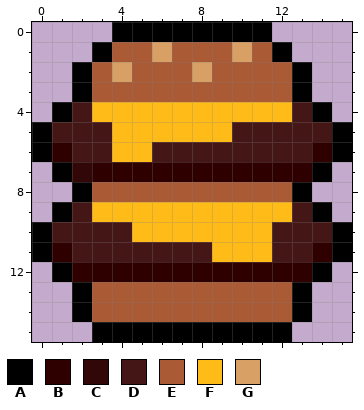
Two states of a pixel-art sprite, Assets/Sprites/burger.png. Above, as it was before the edit.
The file is 16x16 pixels.
Palette (. is transparent): A #000000  B #2e0000  C #310707  D #451616  E #aa5a34  F #ffbb17  G #d9a066
After:
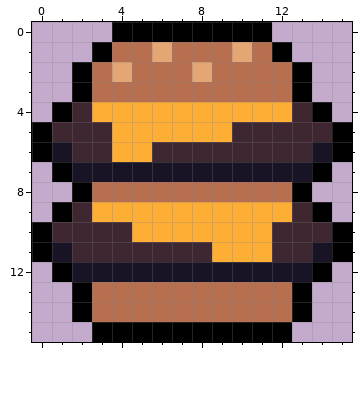
Diff:
colour B: #2e0000 -> #181425
colour D: #451616 -> #3e2731
colour E: #aa5a34 -> #b86f50
colour F: #ffbb17 -> #feae34
colour G: #d9a066 -> #e4a672
y 7: x 2 C -> B
